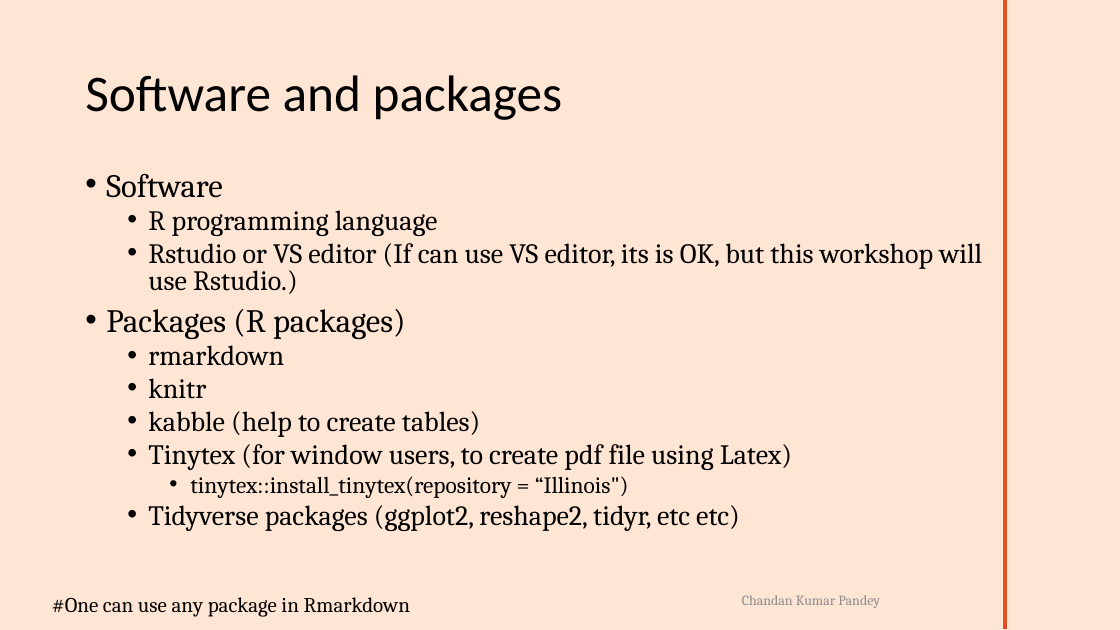
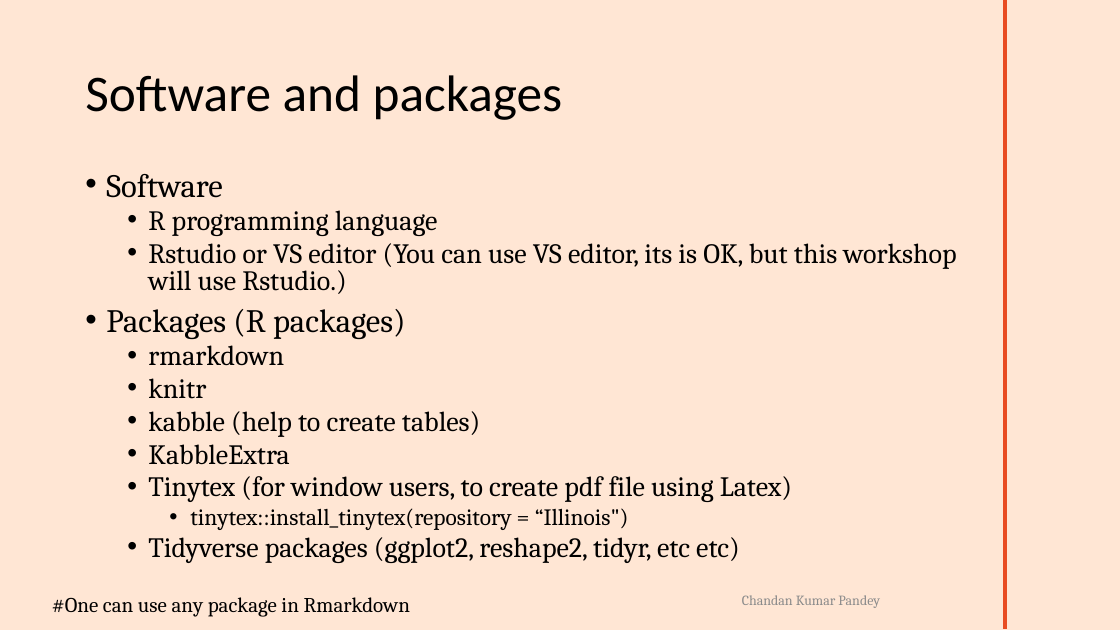
Before and after one commit to ckp1990/Rmark-SCCS-BLR-2023, a slide deck: slide 4 of SCCS-2023-Rmarkdown-workshop.pptx. Drawn at 1120x630 pixels with LibreOffice and Linux fonts; fonts in the diff are those of the drawing; background and template pictures are left out. Boxes give left, top, right and bottom in pixels: in the first picture for what was removed or moved away, otherwise in the second. Text is boxed around its words. In the diff, an @@ line names an element or a change of style, - is before the commit and + after.

Commit message:
Final commit before workshop

```diff
--- a/SCCS-2023-Rmarkdown-workshop.pptx
+++ b/SCCS-2023-Rmarkdown-workshop.pptx
@@ text at (x1=148, y1=243, x2=956, y2=294): text changed @@
-  • Rstudio or VS editor (If can use VS editor, its is OK, but this workshop will use Rstudio.)
+  • Rstudio or VS editor (You can use VS editor, its is OK, but this workshop will use Rstudio.)
@@ text at (x1=148, y1=444, x2=289, y2=465): paragraph added @@
+  • KabbleExtra
```
Also in this commit, not shown: 1 slide added, 8 other files.
